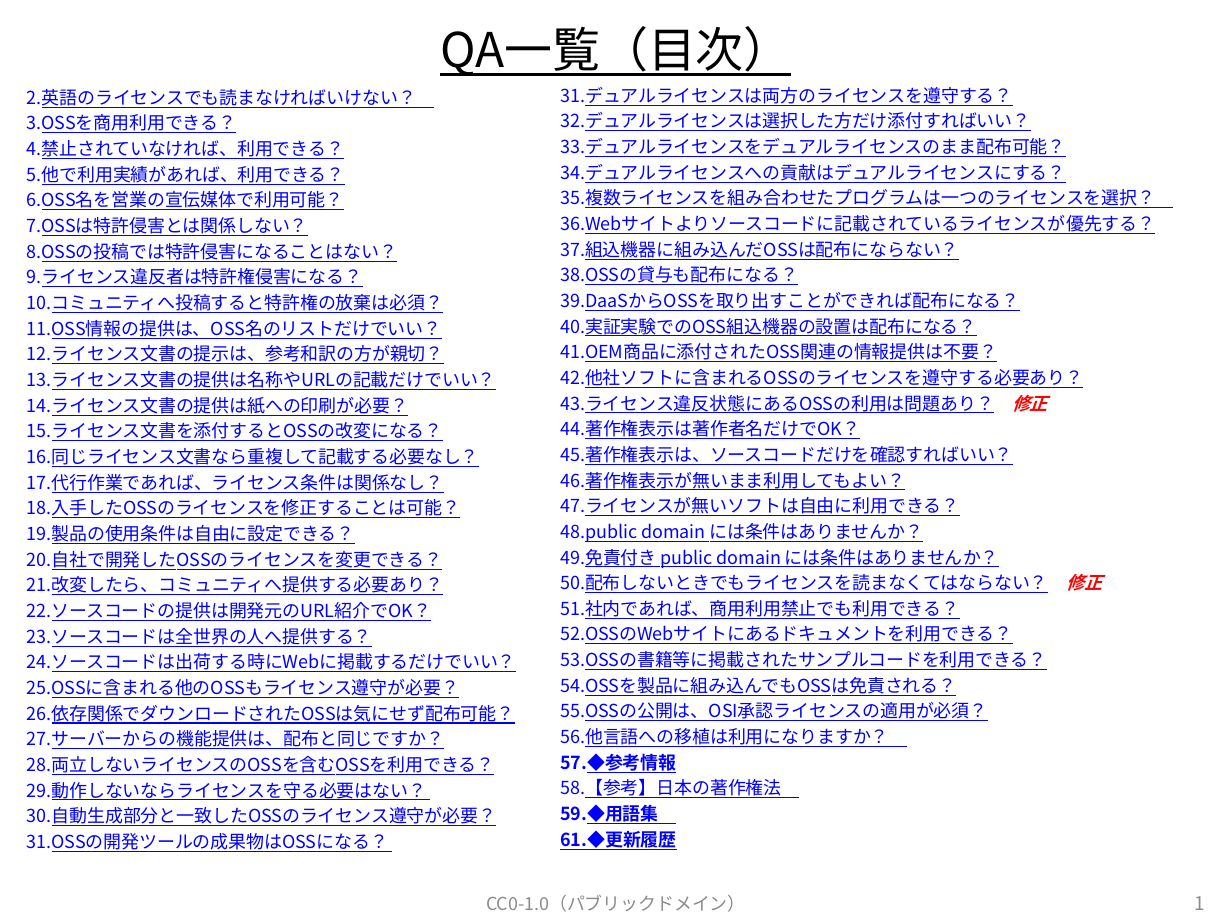
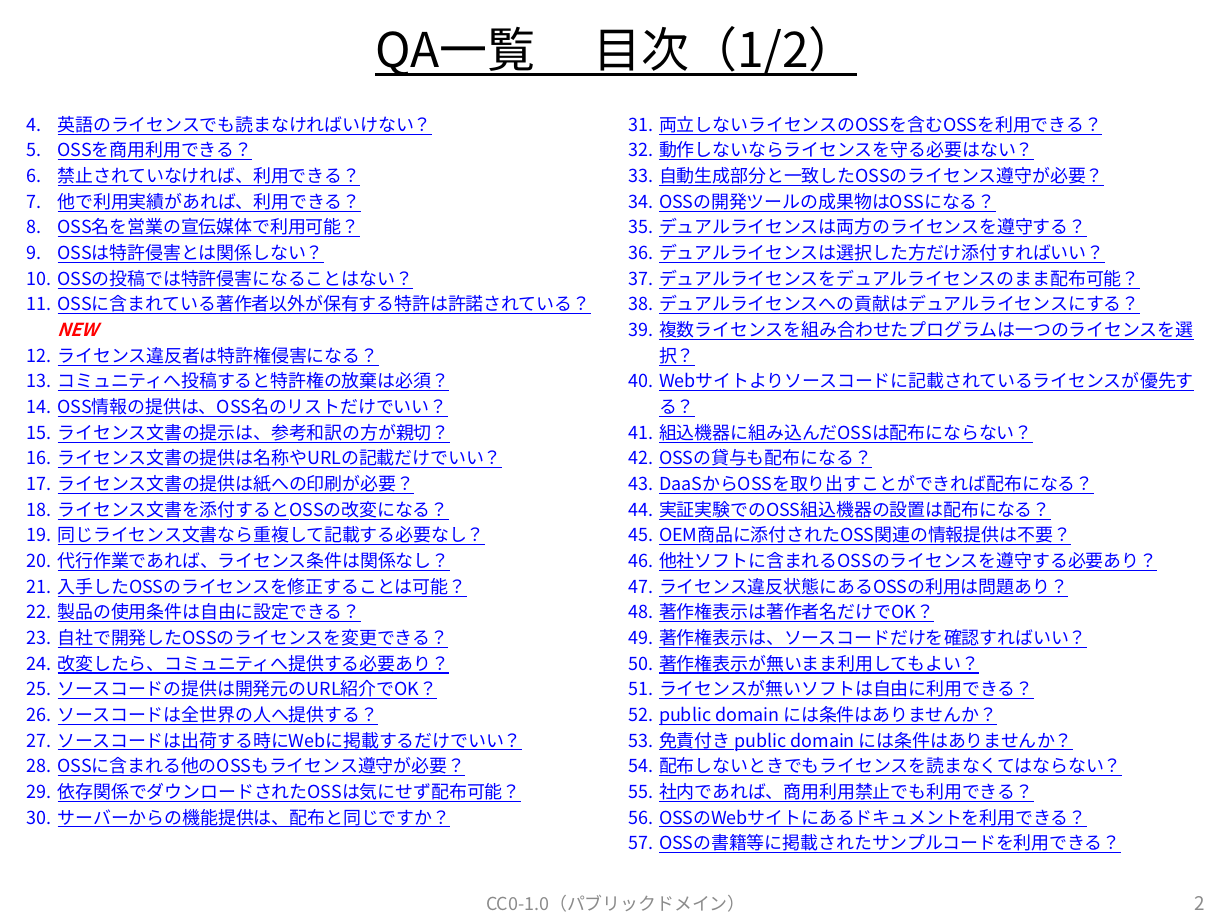
Before and after one commit to OpenChain-Project/OpenChain-JWG, a slide deck: slide 2 of Education_Material/FAQ/OSSライセンス関連でよくある誤解_CC0.pptx. Drawn at 1232x924 pixels with LibreOffice and Linux fonts; fonts in the diff are those of the drawing. Boxes give left, top, right and bottom in pixels: in the first picture for what was removed or moved away, otherwise in the second. Text is boxed around its words. In the diff, an @@ line names an element or a change of style, - is before the commit and + after.

```diff
--- a/Education_Material/FAQ/OSSライセンス関連でよくある誤解_CC0.pptx
+++ b/Education_Material/FAQ/OSSライセンス関連でよくある誤解_CC0.pptx
@@ title at <box>375,26,857,76</box>: text changed @@
-QA一覧（目次）
+QA一覧 目次（1/2）
@@ text "英語のライセンスでも読まなければいけない？": place and size @@
-text "英語のライセンスでも読まなければいけない？" at <box>27,89,516,852</box>
+text "英語のライセンスでも読まなければいけない？" at <box>58,116,591,827</box>
@@ text at <box>58,116,522,827</box>: indent changed @@
@@ text "両立しないライセンスのOSSを含むOSSを利用できる？": place and size @@
-text "両立しないライセンスのOSSを含むOSSを利用できる？" at <box>560,87,1155,850</box>
+text "両立しないライセンスのOSSを含むOSSを利用できる？" at <box>659,116,1194,853</box>
@@ text at <box>659,116,1104,212</box>: paragraphs added @@
+31. 両立しないライセンスのOSSを含むOSSを利用できる？
+32. 動作しないならライセンスを守る必要はない？
+33. 自動生成部分と一致したOSSのライセンス遵守が必要？
+34. OSSの開発ツールの成果物はOSSになる？
@@ text at <box>659,218,1194,853</box>: indent changed @@
@@ text at <box>58,295,591,336</box>: paragraph added @@
+11. OSSに含まれている著作者以外が保有する特許は許諾されている？ NEW
@@ text at <box>659,578,1068,597</box>: text changed @@
-43. ライセンス違反状態にあるOSSの利用は問題あり？ 修正
+47. ライセンス違反状態にあるOSSの利用は問題あり？
@@ text at <box>560,677,987,850</box>: paragraphs removed @@
-54. OSSを製品に組み込んでもOSSは免責される？
-55. OSSの公開は、OSI承認ライセンスの適用が必須？
-56. 他言語への移植は利用になりますか？
-57. ◆参考情報
-58. 【参考】日本の著作権法
-59. ◆用語集
-61.◆更新履歴
@@ text at <box>27,756,496,852</box>: paragraphs removed @@
-28. 両立しないライセンスのOSSを含むOSSを利用できる？
-29. 動作しないならライセンスを守る必要はない？
-30. 自動生成部分と一致したOSSのライセンス遵守が必要？
-31. OSSの開発ツールの成果物はOSSになる？
@@ text at <box>659,757,1122,776</box>: text changed @@
-50. 配布しないときでもライセンスを読まなくてはならない？ 修正
+54. 配布しないときでもライセンスを読まなくてはならない？
@@ page number at <box>1195,896,1205,910</box>: text changed @@
-1
+2
```
Also in this commit, not shown: 2 other slides changed, 6 slides added, 1 other file.
